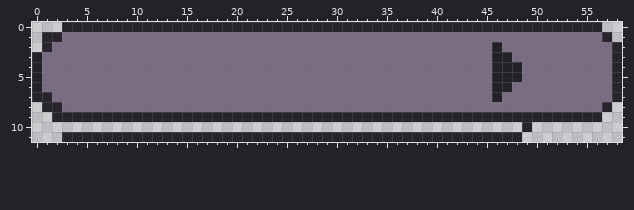
Pixel-art file -- art/ui/nameplate-portal-last.ase. Above is the file before it was changed.
59x12 pixels, 1 frame.
Now the later version:
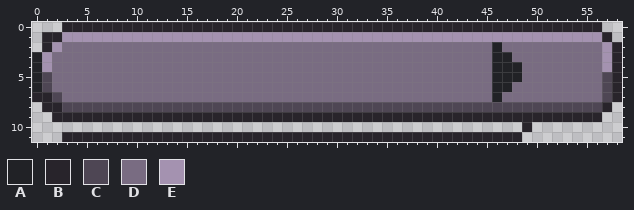
Palette (. is transparent): A #212226  B #28242b  C #4e4654  D #796c82  E #a492b0
Commit message: Adjust the portal buttons to be styled as buttons.
Edits made:
Colour C replaces colour D in rows 5 to 6 at x 1 and 57; in row 7 at x 2 and 57; in row 8 at x 3 to 56.
Colour E replaces colour D in row 1 at x 3 to 56; in row 2 at x 2 and 57; in rows 3 to 4 at x 1 and 57.
Where, in picture pixels (left, top, right, bottom), the same in both pictures:
changed: (42, 32, 612, 112)
